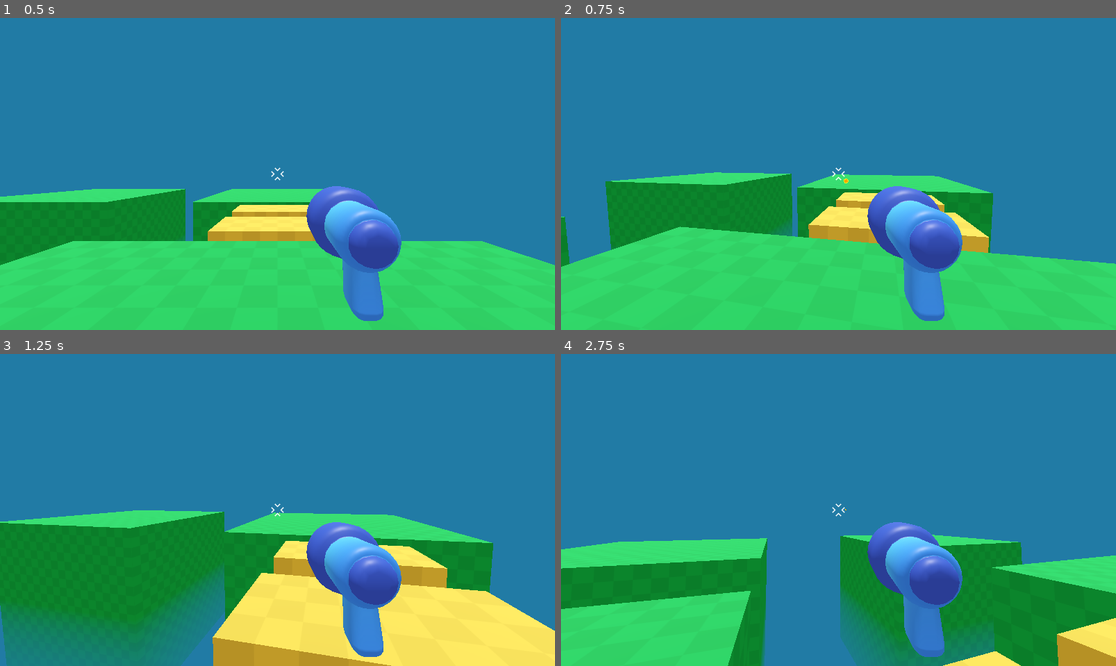
Above: before the commit, frames 1-4 (two rows, left to right).
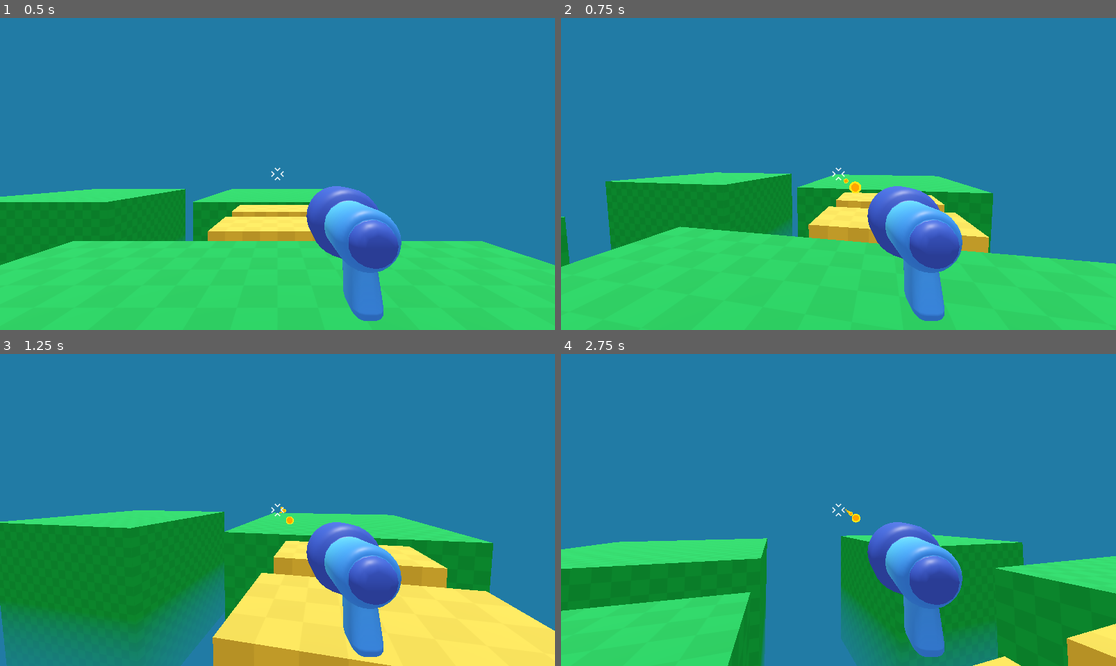
Above: after the commit, the same moments.

Repository: autrera/tutorial-fps-survivors-arena
Game: Godot game, scene res://game.tscn
Same seed, same stepped clock (60 frames per second), same inputs: the game is played once before the commit and once after it. This scene is started directly instead of the project's main scene.
Inputs (mouse positions are in pixels of both pictures, inside the frame that each line leads up to):
- Up to frame 1 (0.5 s): no input
- Up to frame 2 (0.75 s): tap Enter at 0.5 s; move the mouse to (832, 180) at 0.52 s; press the mouse at (832, 180) at 0.53 s; hold W (move_forward) from 0.53 s (still down)
- Up to frame 3 (1.25 s): keep holding W (move_forward); tap Space (jump) at 0.77 s
- Up to frame 4 (2.75 s): keep holding W (move_forward); move the mouse to (877, 513) at 1.27 s; release the mouse at (877, 513) at 1.28 s; click (877, 513) at 1.35 s; tap Space (jump) at 1.52 s; move the mouse to (794, 506) at 2.02 s; press the mouse at (794, 506) at 2.03 s

Frame 1 is identical in both runs. In frame 2, less than 0.1% of the frame differs, in the area x 51-55%, y 52-57%; in frame 3, less than 0.1%; in frame 4, 1.0%, in the area x 0-100%, y 49-100%.

Commit message:
Add timer to keep shooting the gun while holding the left click

Diff:
--- a/player.gd
+++ b/player.gd
@@ -38,7 +38,7 @@
 
 	move_and_slide()
 
-	if Input.is_action_just_pressed("shoot"):
+	if Input.is_action_pressed("shoot") and %Timer.is_stopped():
 		shoot_bullet()
 
 
@@ -48,3 +48,5 @@
 	%Marker3D.add_child(new_bullet)
 
 	new_bullet.global_transform = %Marker3D.global_transform
+
+	%Timer.start()
--- a/player.tscn
+++ b/player.tscn
@@ -38,3 +38,8 @@
 grow_vertical = 2
 texture = ExtResource("3_i3pqv")
 expand_mode = 1
+
+[node name="Timer" type="Timer" parent="."]
+unique_name_in_owner = true
+wait_time = 0.1
+one_shot = true
